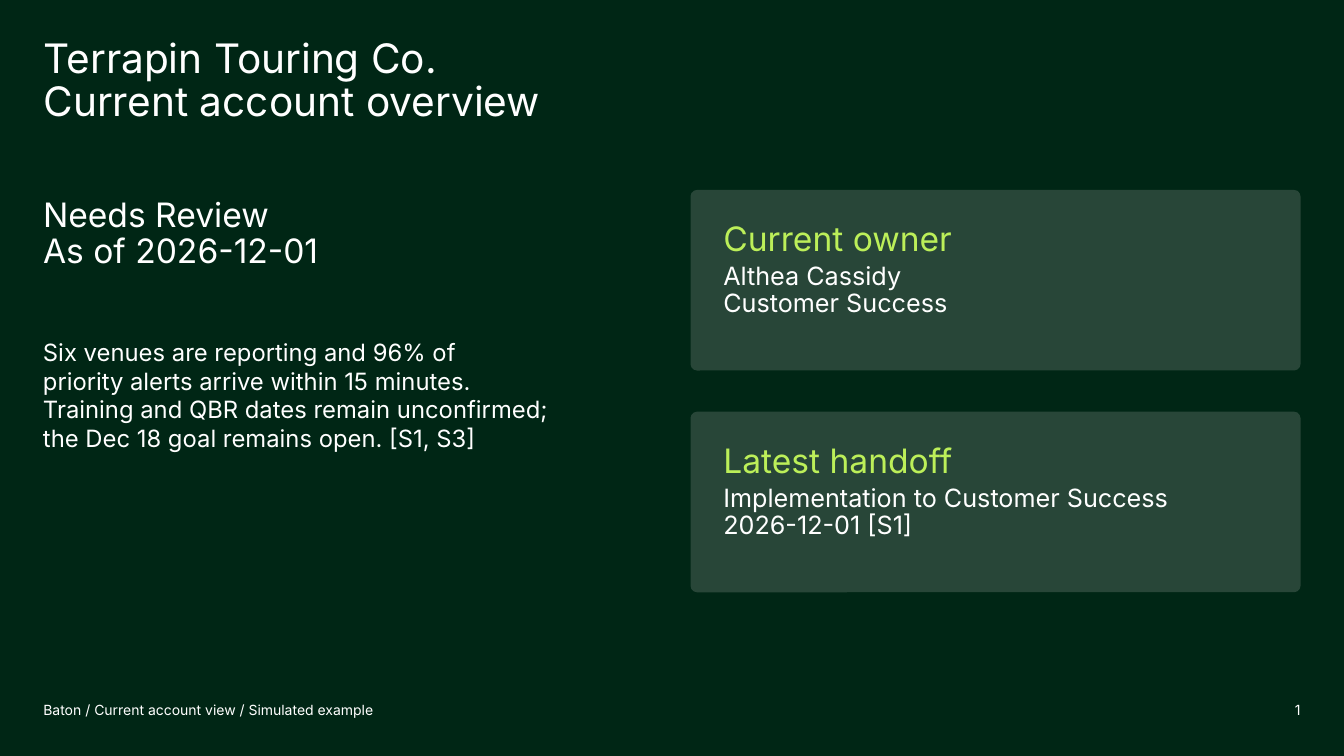
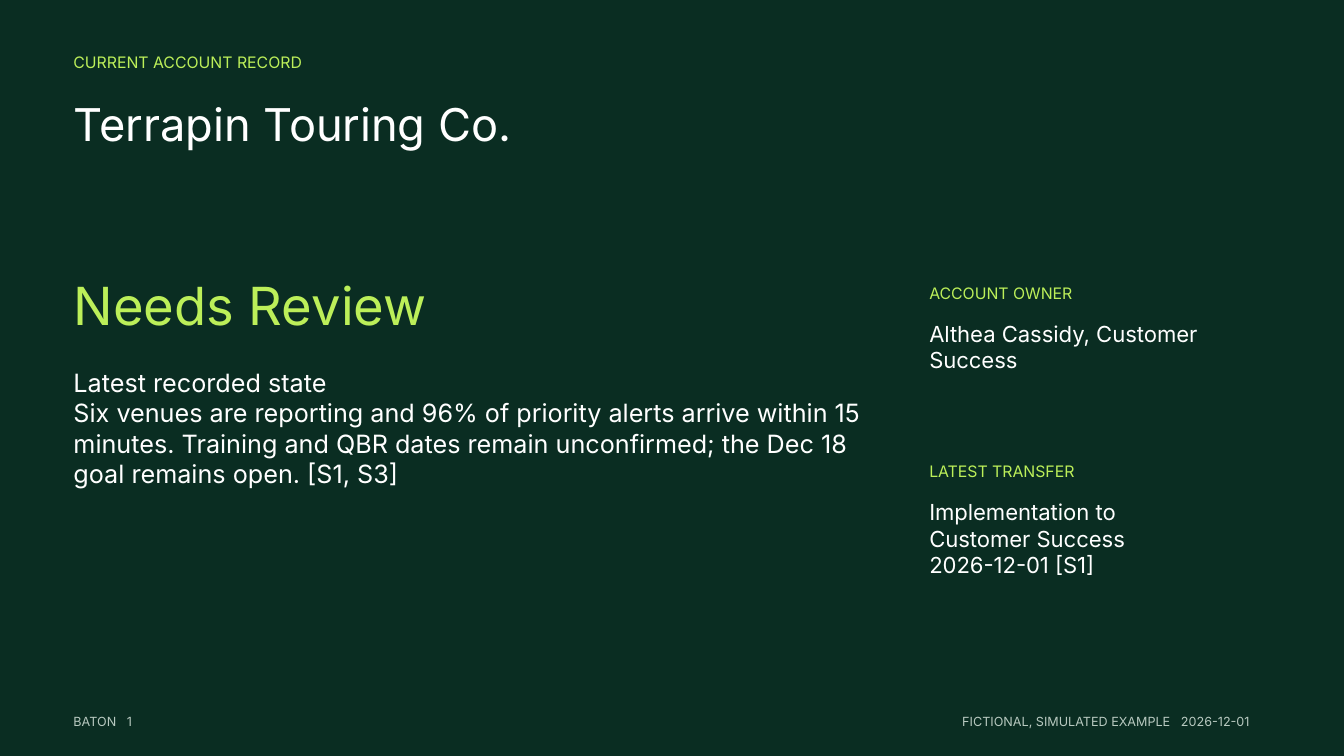
Before and after one commit to KeepTheLidOnTight/account-handoff-quality-agent, a slide deck: slide 1 of examples/terrapin-account-deck.pptx. Drawn at 1344x756 pixels with LibreOffice and Linux fonts; fonts in the diff are those of the drawing. Boxes give left, top, right and bottom in pixels: in the first picture for what was removed or moved away, otherwise in the second. Text is boxed around its words. In the diff, an @@ line names an element or a change of style, - is before the commit and + after.

Commit message:
Refine the account deck and demo flow

```diff
--- a/examples/terrapin-account-deck.pptx
+++ b/examples/terrapin-account-deck.pptx
@@ background #002615 to #0A2D22 @@
@@ text added at box(73, 56, 302, 68), 11.2 pt, text #BCEF59 @@
+CURRENT ACCOUNT RECORD
@@ text at box(43, 85, 540, 117): paragraph removed @@
-Current account overview
@@ text "Terrapin Touring Co.": place and size @@
-text "Terrapin Touring Co." at box(43, 42, 540, 117)
+text "Terrapin Touring Co." at box(73, 107, 511, 151)
@@ text "Terrapin Touring Co." at box(73, 107, 511, 151): size 29 to 32.2 pt; line spacing 0.9 to 1 @@
@@ text removed at box(43, 201, 318, 264) @@
-Needs Review
-As of 2026-12-01
@@ rounded rectangle removed at box(691, 190, 1301, 370) @@
@@ text added at box(73, 285, 427, 326), 37.5 pt, text #BCEF59 @@
+Needs Review
@@ text added at box(929, 287, 1072, 299), 11.2 pt, text #BCEF59 @@
+ACCOUNT OWNER
@@ text at box(929, 325, 1197, 369): text changed; size 18 to 15.8 pt @@
-Current owner
-Althea Cassidy
-Customer Success
+Althea Cassidy, Customer Success
@@ text at box(73, 373, 860, 488): text changed; size 17 to 18 pt @@
-Six venues are reporting and 96% of
-priority alerts arrive within 15 minutes.
-Training and QBR dates remain unconfirmed;
-the Dec 18 goal remains open. [S1, S3]
+Latest recorded state
+Six venues are reporting and 96% of priority alerts arrive within 15 minutes. Training and QBR dates remain unconfirmed; the Dec 18 goal remains open. [S1, S3]
@@ rounded rectangle removed at box(691, 411, 1301, 592) @@
@@ text at box(723, 447, 953, 474): paragraph removed @@
-Latest handoff
@@ text added at box(929, 465, 1074, 477), 11.2 pt, text #BCEF59 @@
+LATEST TRANSFER
@@ text "Implementation to Customer Success": place and size @@
-text "Implementation to Customer Success" at box(723, 447, 1168, 537)
+text "Implementation to Customer Success" at box(929, 503, 1125, 575)
@@ text "Implementation to Customer Success" at box(929, 503, 1125, 575): size 18 to 15.8 pt; line spacing 0.9 to 1 @@
@@ text removed at box(43, 704, 374, 718) @@
-Baton / Current account view / Simulated example
@@ text at box(73, 717, 132, 726): text changed; size 10 to 9 pt; text colour #FFFFFF to #B8C9C0 @@
-1
+BATON 1
@@ text "BATON 1" at box(73, 717, 132, 726): vertical alignment bottom to top @@
@@ text added at box(962, 716, 1250, 728), 9 pt, text #B8C9C0 @@
+FICTIONAL, SIMULATED EXAMPLE 2026-12-01
```
Also in this commit, not shown: 3 other slides changed, 1 slide added, 5 slides removed, 7 other files.
